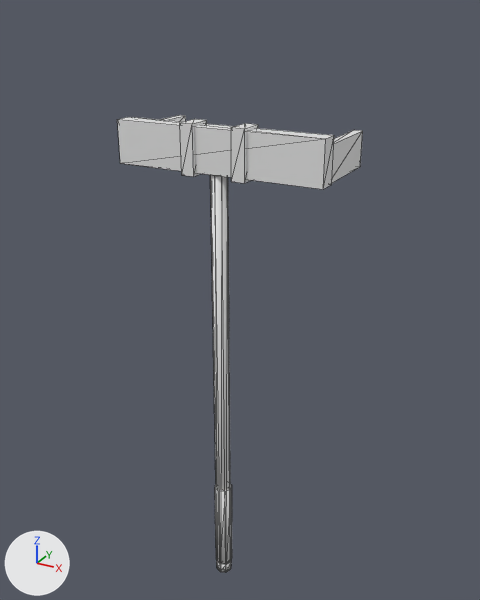
The OBJ model assets/models/level-hoe.obj as it was, and as the next commit left it.
One viewpoint serves both versions: a camera (50 mm lens) standing at (0.815, -1.377, 1.448) and looking at (-0.022, 0.144, 0.688). Arrows for +X, +Y and +Z are at lower left; the lights stay in place. The older version comes first. Mesh edges are drawn as thin lines. Where no turn or scale is listed for an object, it has been applied to the vertices. Vertices at exactly the same position are counted once.

Objects in the first picture: 'level-hoe'.
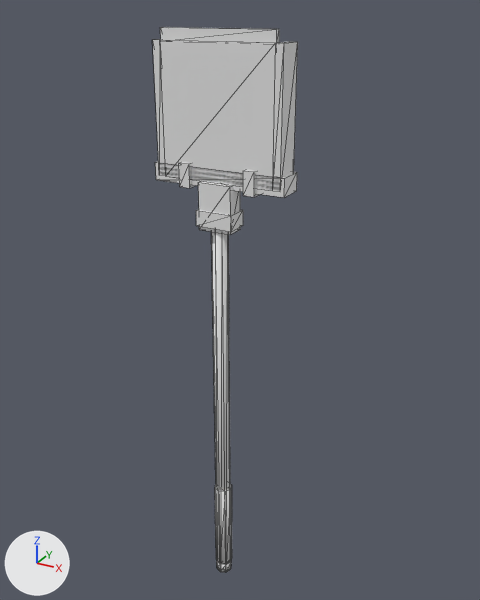
Changed parts and their boxes [x1, y1, x2, y2] in the pictures (480 x 600 px; the box of a moved part takes in the faces that stretch with it):
'level-hoe', reshaped (41% narrower, 19% taller): before [117, 115, 363, 572]; after [153, 27, 298, 572]
part 1 of me_level_hoe, added: after [179, 162, 196, 188]
part 2 of me_level_hoe, added: after [243, 170, 260, 197]
part 3 of me_level_hoe, moved or reshaped: before [118, 115, 361, 491]; after [153, 27, 298, 491]

Patch to the scene script:
```diff
--- a/assets/models/level-hoe.obj.py
+++ b/assets/models/level-hoe.obj.py
@@ me_level_hoe @@
 # used by ob_level_hoe; location = (0.0, 0.0, 0.0)
-me_level_hoe.from_pydata(...)  # 100 vertices, 168 faces; spans x -0.28..0.28, y -0.032..0.27, z -0.18..1.199
+me_level_hoe.from_pydata(...)  # 116 vertices, 192 faces; spans x -0.18..0.18, y -0.03..0.065, z -0.18..1.407
+# me_level_hoe part 1: a new loose piece, a box spanning x -0.105..-0.075, y -0.017..0.065, z 1.04..1.1
+# me_level_hoe part 2: a new loose piece, a box spanning x 0.075..0.105, y -0.017..0.065, z 1.04..1.1
+# me_level_hoe part 3
+# 16 vertices are removed from x -0.272..0.25, y -0.032..0.27, z 1.074..1.199
+# 48 faces are deleted
+# 8 vertices in x -0.022..0.022, y -0.022..0.022, z 1.08 move by (0.0, 0.0, -0.1)
+# 36 vertices move from x -0.28..0.28, y -0.032..0.27, z 1.074..1.199 to x -0.17..0.18, y -0.03..0.059, z 0.94..1.407
+# 16 vertices are added at x -0.18..0.17, y -0.011..0.059, z 1.048..1.38
+# 48 new faces join them
```
